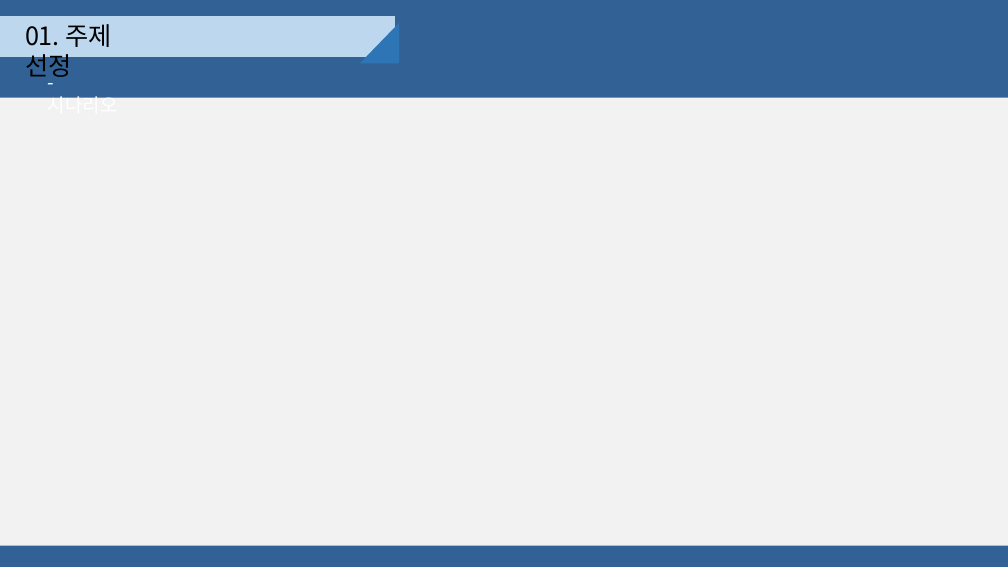
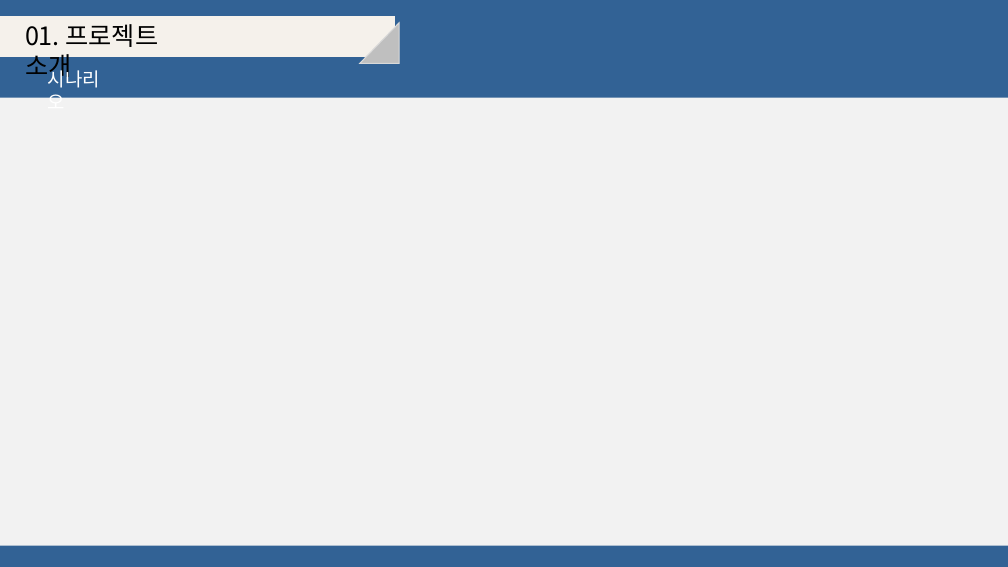
Before and after one commit to djyoon956/OWL_Refactoring, a slide deck: slide 11 of 4조/발표영상 및 PPT/OWL.pptx (slide 8 before the commit). Drawn at 1008x567 pixels with LibreOffice and Linux fonts; fonts in the diff are those of the drawing. Boxes give left, top, right and bottom in pixels: in the first picture for what was removed or moved away, otherwise in the second. Text is boxed around its words. In the diff, an @@ line names an element or a change of style, - is before the commit and + after.

```diff
--- a/4조/발표영상 및 PPT/OWL.pptx
+++ b/4조/발표영상 및 PPT/OWL.pptx
@@ rectangle at (0, 17, 394, 57): fill #BDD7EE to #F5F1EB; outline #BDD7EE 1 pt to #F5F1EB 1 pt @@
@@ text removed at (25, 24, 112, 77) @@
-01. 주제 선정
@@ text added at (25, 24, 159, 82), 24 pt, text #000000 @@
+01. 프로젝트 소개
@@ right triangle at (360, 23, 399, 64): fill #2E75B6 to #BFBFBF; outline none to #D9D9D9 1 pt @@
@@ text at (48, 67, 100, 98): text changed @@
-- 시나리오
+시나리오
```
Also in this commit, not shown: 10 other slides changed, 3 slides added, 6 slides removed.
